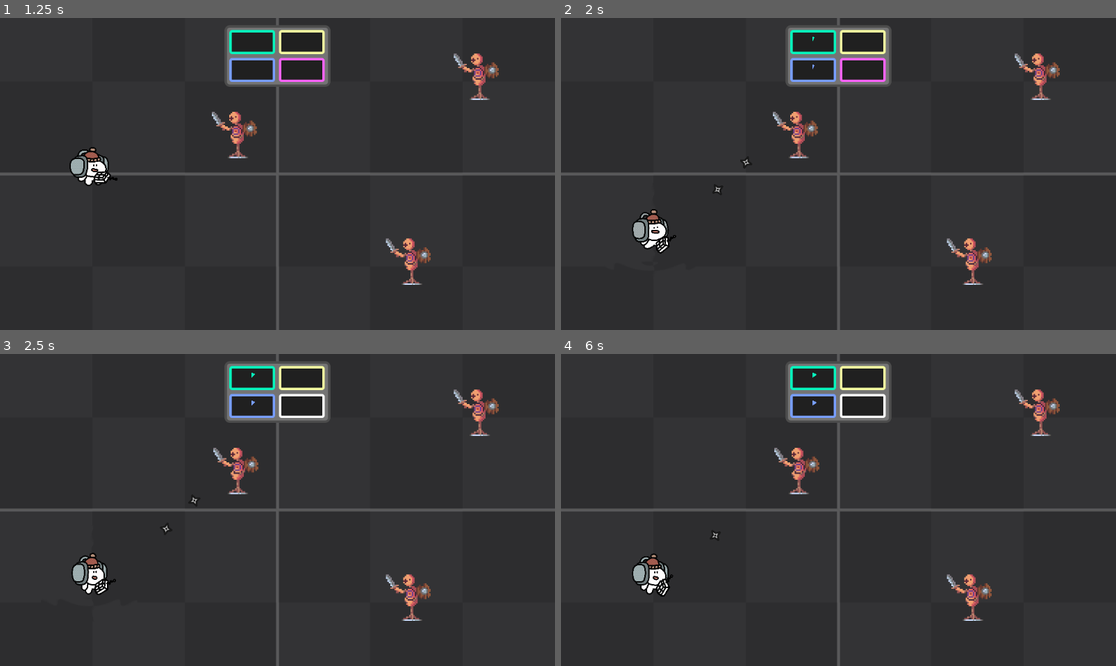
Above: before the commit, frames 1-4 (two rows, left to right).
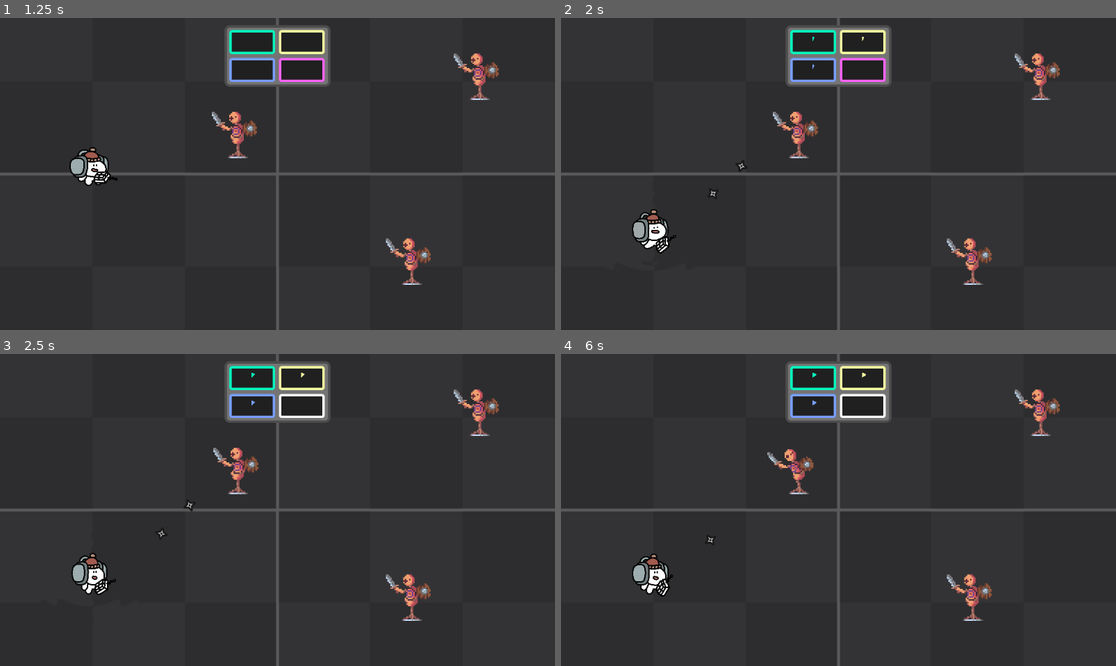
Above: after the commit, the same moments.

Repository: adriano-sudario/TheController
Game: Godot game, scene res://main.tscn
The game is run twice, just before and just after one commit, with the same random seed, the same clock (stepped at 60 frames per second) and the same inputs. Sound files missing from this copy of the repository are replaced by a short silence.
Inputs (mouse positions are in pixels of both pictures, inside the frame that each line leads up to):
- Up to frame 1 (1.25 s): move the mouse to (399, 158) at 0.52 s; hold G (down_right_slot_press) from 0.53 s (still down); hold Shift (arm_toggle) from 0.53 s (still down)
- Up to frame 2 (2 s): move the mouse to (727, 189) at 1.27 s; release G (down_right_slot_press) at 1.28 s; release Shift (arm_toggle) at 1.28 s; hold S (down) from 1.28 s (still down); tap Space (interact) at 1.35 s
- Up to frame 3 (2.5 s): move the mouse to (333, 441) at 2.02 s; release S (down) at 2.03 s; hold G (down_right_slot_press) from 2.03 s (still down); hold Shift (arm_toggle) from 2.03 s (still down)
- Up to frame 4 (6 s): move the mouse to (810, 572) at 2.77 s; release G (down_right_slot_press) at 2.78 s; release Shift (arm_toggle) at 2.78 s; hold W (up) 2.78-3.53 s; tap Space (interact) at 2.85, 4.35, 5.85 s; move the mouse to (1005, 556) at 3.52 s; hold Shift (arm_toggle) 3.53-4.28 s; hold F (down_left_slot_press) 3.53-5.03 s; move the mouse to (672, 463) at 4.27 s; move the mouse to (866, 510) at 5.02 s; hold S (down) 5.03-5.78 s; hold Shift (arm_toggle) 5.03-5.78 s; move the mouse to (755, 432) at 5.77 s; hold G (down_right_slot_press) from 5.78 s (still down)

Frame 1 is identical in both runs. In frame 2, less than 0.1% of the frame differs, in the area x 26-55%, y 6-58%; in frame 3, less than 0.1%; in frame 4, 0.5%, in the area x 26-55%, y 6-61%.

Commit message:
implemented thunder riff spell

Diff:
--- a/entities/characters/player/player.gd
+++ b/entities/characters/player/player.gd
@@ -3,6 +3,7 @@
 
 @export var speed = 200.0
 
+var is_stunned := false
 var direction := Vector2.ZERO
 var orientation := "down"
 var is_flipped:bool = false:
@@ -30,6 +31,9 @@
 	handle_animation()
 
 func handle_move():
+	if is_stunned:
+		return
+
 	if direction.x != 0:
 		velocity.x = direction.x * speed
 	else:
--- a/entities/controller/controller.tscn
+++ b/entities/controller/controller.tscn
@@ -1,9 +1,10 @@
-[gd_scene load_steps=7 format=3 uid="uid://b1ca37xp6ejqw"]
+[gd_scene load_steps=8 format=3 uid="uid://b1ca37xp6ejqw"]
 
 [ext_resource type="Script" path="res://entities/controller/controller.gd" id="1_1us26"]
 [ext_resource type="Texture2D" uid="uid://fnmmbdxctfoh" path="res://assets/sprites/characters/player/controller.png" id="2_53vld"]
 [ext_resource type="Script" path="res://entities/sample_spells/sample_spell.gd" id="2_k4vbs"]
 [ext_resource type="PackedScene" uid="uid://c4w3t57ky805o" path="res://entities/sample_spells/lombrero/trapsten/trapsten_spell.tscn" id="3_0x2kw"]
+[ext_resource type="PackedScene" uid="uid://c0h6u2wu4kuhs" path="res://entities/sample_spells/lombrero/thunder_riff/thunder_riff_spell.tscn" id="4_p7n7a"]
 [ext_resource type="PackedScene" uid="uid://cwymf334k7loc" path="res://entities/sample_spells/lombrero/procorato/procorato_spell.tscn" id="5_e11n0"]
 
 [sub_resource type="AudioStreamSynchronized" id="AudioStreamSynchronized_ss3gt"]
@@ -27,9 +28,7 @@
 
 [node name="TrapstenSpell" parent="AudioStreamPlayer" instance=ExtResource("3_0x2kw")]
 
-[node name="SampleSpell" type="Node" parent="AudioStreamPlayer"]
-script = ExtResource("2_k4vbs")
-trigger_beats = Array[float]([1.0, 1.5, 2.0, 2.5, 3.5, 4.0, 5.0, 6.0, 7.5, 8.0, 8.5])
+[node name="ThunderRiffSpell" parent="AudioStreamPlayer" instance=ExtResource("4_p7n7a")]
 
 [node name="ProcoratoSpell" parent="AudioStreamPlayer" instance=ExtResource("5_e11n0")]
 
--- /dev/null
+++ b/entities/sample_spells/lombrero/thunder_riff/lightning_beam.gd
@@ -0,0 +1,39 @@
+class_name LightningBeam
+extends RayCast2D
+
+@export_range(1, 10, 1) var flashes := 3
+@export_range(0.0, 3.0) var flash_time := 0.1
+@export var damage := 5.0
+@export var lightning_jolt: PackedScene = preload("res://vfxs/lightning_beam/lightning_jolt.tscn")
+
+var sample_spell: ThunderRiffSpell
+var target: Enemy
+var additional_targets: Array[Enemy] = []
+var target_point: Vector2:
+	get(): return target.global_position
+
+func shoot() -> void:
+	target.get_hit(damage)
+
+	for flash in range(flashes):
+		var jolt = lightning_jolt.instantiate()
+		jolt.start = global_position
+		jolt.end = target_point
+		jolt.duration = flash_time
+		add_child(jolt)
+
+		if additional_targets != null and additional_targets.size() > 0:
+			var previous_point = target_point
+
+			for _i in range(additional_targets.size()):
+				var enemy: Enemy = additional_targets[_i]
+				jolt = lightning_jolt.instantiate()
+				jolt.start = previous_point
+				jolt.end = enemy.global_position
+				add_child(jolt)
+				enemy.get_hit(damage)
+				previous_point = jolt.end
+
+			additional_targets = []
+
+		await get_tree().create_timer(flash_time).timeout
--- /dev/null
+++ b/entities/sample_spells/lombrero/thunder_riff/lightning_beam.tscn
@@ -0,0 +1,8 @@
+[gd_scene load_steps=2 format=3 uid="uid://ddsldxl1q40h"]
+
+[ext_resource type="Script" path="res://entities/sample_spells/lombrero/thunder_riff/lightning_beam.gd" id="1_shpfs"]
+
+[node name="LightningBeam" type="RayCast2D"]
+target_position = Vector2(600, 150)
+script = ExtResource("1_shpfs")
+flashes = 2
--- /dev/null
+++ b/entities/sample_spells/lombrero/thunder_riff/thunder_riff_spell.gd
@@ -0,0 +1,39 @@
+class_name ThunderRiffSpell
+extends InputSampleSpell
+
+@export var projectile: Resource
+@export var stun_beats_duration := 1.0
+@export var additional_enemies_count_on_input_succeeded := 1
+
+@onready var lightning_beam: LightningBeam = $LightningBeam
+
+func _on_triggered(_trigger_beat):
+	shoot_beam()
+
+func _on_succeeded(_beat_pressed):
+	shoot_beam(additional_enemies_count_on_input_succeeded)
+
+func _on_missed():
+	controller.player.is_stunned = true
+	await get_tree().create_timer(controller.beats_per_second * stun_beats_duration).timeout
+	controller.player.is_stunned = false
+
+func shoot_beam(additional_enemies_count := 0):
+	lightning_beam.flash_time = controller.beats_per_second / 8
+	lightning_beam.global_position = controller.antenna_tip.global_position
+	lightning_beam.target = NodeExtension.find_closest_node_to_point2d(
+		controller.level.enemies, lightning_beam.global_position)
+
+	if additional_enemies_count > 0:
+		var previous_enemy = lightning_beam.target
+		lightning_beam.additional_targets = []
+
+		for i in range(additional_enemies_count):
+			var enemies = controller.level.enemies.filter(func(e): return e != previous_enemy)
+			var included_target: Enemy = NodeExtension.find_closest_node_to_point2d(
+				enemies, previous_enemy.global_position)
+			lightning_beam.additional_targets.append(included_target)
+			previous_enemy = included_target
+
+	lightning_beam.sample_spell = self
+	lightning_beam.shoot()
--- /dev/null
+++ b/entities/sample_spells/lombrero/thunder_riff/thunder_riff_spell.tscn
@@ -0,0 +1,18 @@
+[gd_scene load_steps=4 format=3 uid="uid://c0h6u2wu4kuhs"]
+
+[ext_resource type="Script" path="res://entities/sample_spells/lombrero/thunder_riff/thunder_riff_spell.gd" id="1_hmqpq"]
+[ext_resource type="PackedScene" uid="uid://ddsldxl1q40h" path="res://entities/sample_spells/lombrero/thunder_riff/lightning_beam.tscn" id="2_w5pel"]
+[ext_resource type="AudioStream" uid="uid://bdob6l7r4aspb" path="res://sounds/sample_kits/lombrero/riff_do_trovão_01.wav" id="3_w6asp"]
+
+[node name="ThunderRiffSpell" type="Node"]
+script = ExtResource("1_hmqpq")
+projectile = ExtResource("2_w5pel")
+audio = ExtResource("3_w6asp")
+include_trigger_on_bar = 4
+total_beats = 32
+
+[node name="LightningBeam" parent="." instance=ExtResource("2_w5pel")]
+
+[connection signal="missed" from="." to="." method="_on_missed"]
+[connection signal="succeeded" from="." to="." method="_on_succeeded"]
+[connection signal="triggered" from="." to="." method="_on_triggered"]
--- a/entities/sample_spells/lombrero/trapsten/trapsten_projectile.gd
+++ b/entities/sample_spells/lombrero/trapsten/trapsten_projectile.gd
@@ -11,6 +11,9 @@
 var sample_spell: InputSampleSpell
 var target: Enemy
 var damage := 0.0
+var elapsed_time := 0.0
+var duration := 0.0
+var initial_position: Vector2
 
 @onready var sprite = $AnimatedSprite2D
 @onready var current_scale := scale
@@ -25,10 +28,18 @@
 			sprite.play("kunai")
 			look_at(target.global_position)
 
-	var duration = sample_spell.controller.beats_per_second
-	create_tween().tween_property(self, "global_position", target.global_position, duration)
+	duration = sample_spell.controller.beats_per_second
+	initial_position = global_position
 
 func _process(delta):
+	elapsed_time += delta
+	global_position = Tween.interpolate_value(
+		initial_position, target.global_position - initial_position, elapsed_time, duration,
+		Tween.TransitionType.TRANS_LINEAR, Tween.EaseType.EASE_IN_OUT)
+
+	if elapsed_time >= duration:
+		elapsed_time = 0.0
+
 	if target == null or type == TrapstenType.KUNAI:
 		return
 
--- a/entities/sample_spells/lombrero/trapsten/trapsten_spell.gd
+++ b/entities/sample_spells/lombrero/trapsten/trapsten_spell.gd
@@ -36,6 +36,6 @@
 	trapsten_projectile.global_position = controller.antenna_tip.global_position
 	trapsten_projectile.type = type
 	trapsten_projectile.target = NodeExtension.find_closest_node_to_point2d(
-		controller.level.enemies, trapsten_projectile.position)
+		controller.level.enemies, trapsten_projectile.global_position)
 	trapsten_projectile.sample_spell = self
 	controller.level.add_child(trapsten_projectile)
--- /dev/null
+++ b/vfxs/lightning_beam/lightning_jolt.gd
@@ -0,0 +1,35 @@
+extends Line2D
+
+@export var spread_angle := PI/4.0 # (float, 0.5, 3.0)
+@export var segments := 12 # (int, 1, 36)
+
+var start: Vector2
+var end: Vector2
+var duration: float = 0.1
+
+@onready var sparks := $Sparks
+
+func _ready() -> void:
+	set_as_top_level(true)
+	create()
+
+func create() -> void:
+	sparks.emitting = true
+
+	var _points := []
+	var _current := start
+	var _segment_length := start.distance_to(end) / segments
+	_points.append(start)
+
+	for segment in range(segments):
+		var _rotation := randf_range(-spread_angle / 2, spread_angle / 2)
+		var _new := _current + (_current.direction_to(end) * _segment_length).rotated(_rotation)
+		_points.append(_new)
+		_current = _new
+
+	_points.append(end)
+	points = _points
+	sparks.global_position = end
+	var tween: Tween = create_tween()
+	tween.tween_property(self, "self_modulate", Color(1, 1, 1, 0), duration)
+	tween.tween_callback(queue_free)
--- /dev/null
+++ b/vfxs/lightning_beam/lightning_jolt.tscn
@@ -0,0 +1,43 @@
+[gd_scene load_steps=6 format=3 uid="uid://cfeg0pvf6fd8t"]
+
+[ext_resource type="Script" path="res://vfxs/lightning_beam/lightning_jolt.gd" id="1_2gl56"]
+
+[sub_resource type="Curve" id="1"]
+_data = [Vector2(0, 1), 0.0, 0.23288, 0, 0, Vector2(1, 0.615385), 0.0, 0.0, 0, 0]
+point_count = 2
+
+[sub_resource type="Curve" id="3"]
+_data = [Vector2(0, 1), 0.0, -0.0819979, 0, 0, Vector2(0.586319, 0.817308), -1.31782, -1.31782, 0, 0, Vector2(1, 0), 0.0, 0.0, 0, 0]
+point_count = 3
+
+[sub_resource type="CurveTexture" id="4"]
+curve = SubResource("3")
+
+[sub_resource type="ParticleProcessMaterial" id="5"]
+direction = Vector3(0, 0, 0)
+spread = 180.0
+gravity = Vector3(0, 0, 0)
+scale_min = 0.0
+scale_max = 0.0
+scale_curve = SubResource("4")
+color = Color(0.482353, 0.662745, 1, 1)
+
+[node name="LightningJolt2D" type="Line2D"]
+modulate = Color(1.3, 1.3, 1.3, 1)
+z_index = 2
+width = 6.0
+width_curve = SubResource("1")
+default_color = Color(0.482353, 0.662745, 1, 1)
+begin_cap_mode = 2
+end_cap_mode = 2
+script = ExtResource("1_2gl56")
+spread_angle = 1.0
+
+[node name="Sparks" type="GPUParticles2D" parent="."]
+self_modulate = Color(1.1, 1.1, 1.1, 1)
+emitting = false
+amount = 4
+process_material = SubResource("5")
+one_shot = true
+explosiveness = 1.0
+randomness = 1.0
Binary file added: assets/sprites/characters/player/player_spritesheet.png
Not shown, added: assets/sprites/characters/player/player_spritesheet.png.import
Not shown, added: sounds/sample_kits/lombrero/riff_do_trovão_01.wav.import
Not shown, added: sounds/sample_kits/lombrero/sorriso_maroto_01.wav.import
Not shown: 2 places in vfxs/lightning.tscn that only renumber resources
Not shown, added: sounds/sample_kits/lombrero/riff_do_trovão_01.wav
Not shown, added: sounds/sample_kits/lombrero/sorriso_maroto_01.wav
